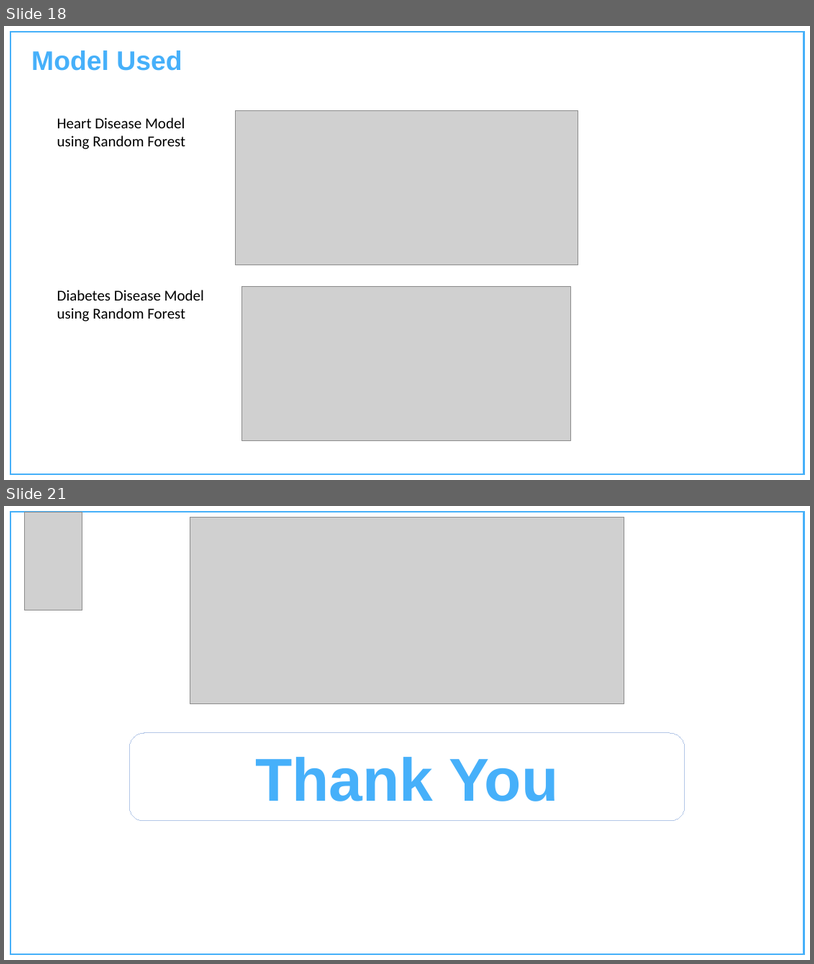
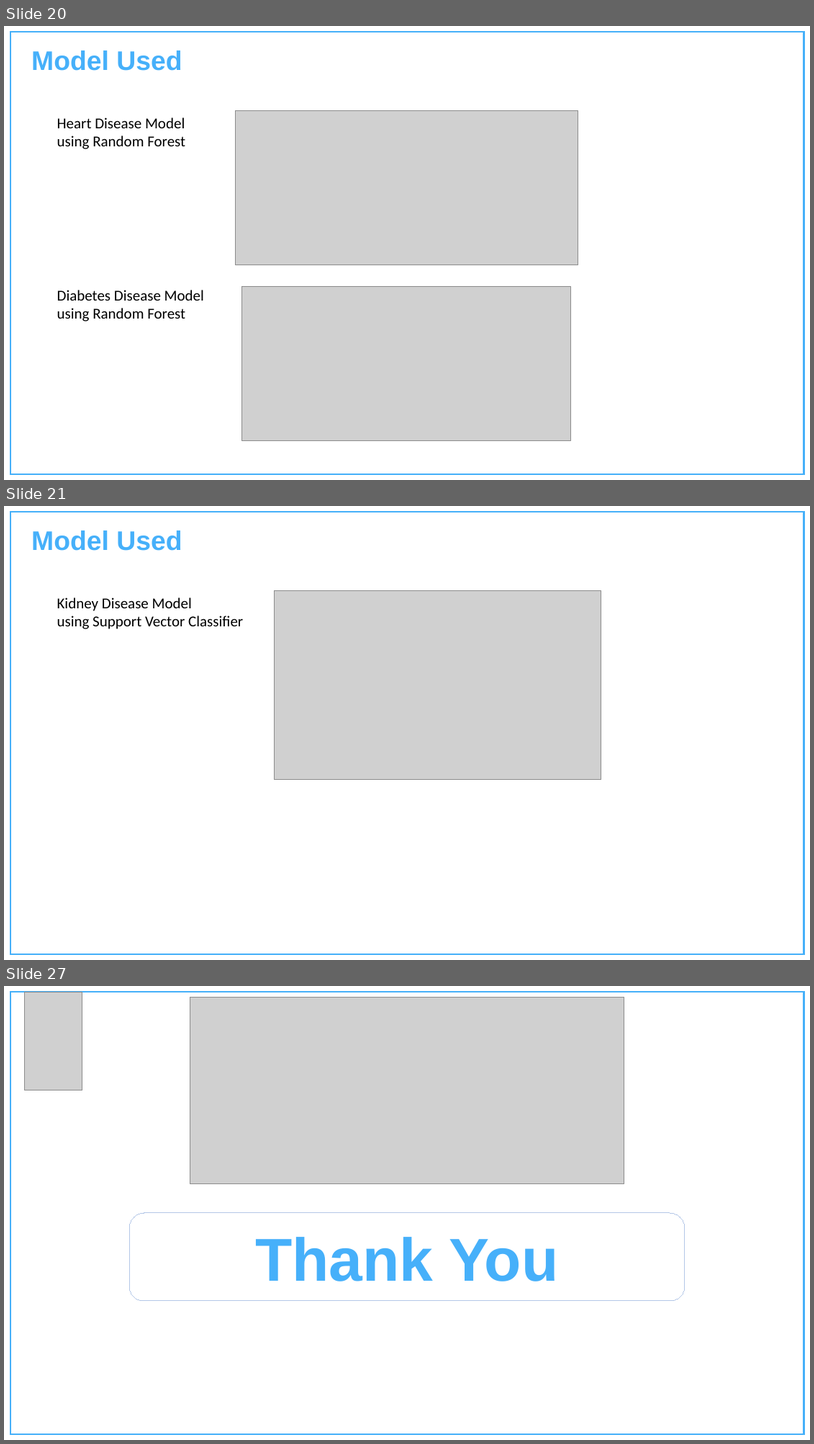
Before and after one commit to akashkumaryadav6/Dash, a slide deck: docs/Major_Project_MCA_2025.pptx. Shown one above the other, each under a label of ours: slides 18 and 21 before the commit, slides 20, 21 and 27 after it; the slides between them are not shown. The pictures are 814x964 and 814x1444 pixels, drawn with LibreOffice and Linux fonts; fonts in the diff are those of the drawing; grey boxes stand for pictures; background and template pictures are left out. Boxes give left, top, right and bottom in pixels: in the first picture for what was removed or moved away, otherwise in the second. Text is boxed around its words. In the diff, an @@ line names an element or a change of style, - is before the commit and + after.

```diff
--- a/docs/Major_Project_MCA_2025.pptx
+++ b/docs/Major_Project_MCA_2025.pptx
@@ slide 21 added at box(4, 506, 810, 960), background #FFFFFF; not listed: 1 template element that a slide beside it also shows @@
@@ text added at box(31, 530, 182, 551), 32 pt, text #46B0FA, bold @@
+Model Used
@@ picture added at box(275, 591, 601, 780) @@
@@ text added at box(57, 597, 243, 629), 18 pt, text #000000 @@
+Kidney Disease Model
+using Support Vector Classifier
@@ what was slide 18 is now slide 20 @@
@@ what was slide 21 is now slide 27 @@
```
Also in this commit, not shown: 2 slides changed, 5 other slides added.
